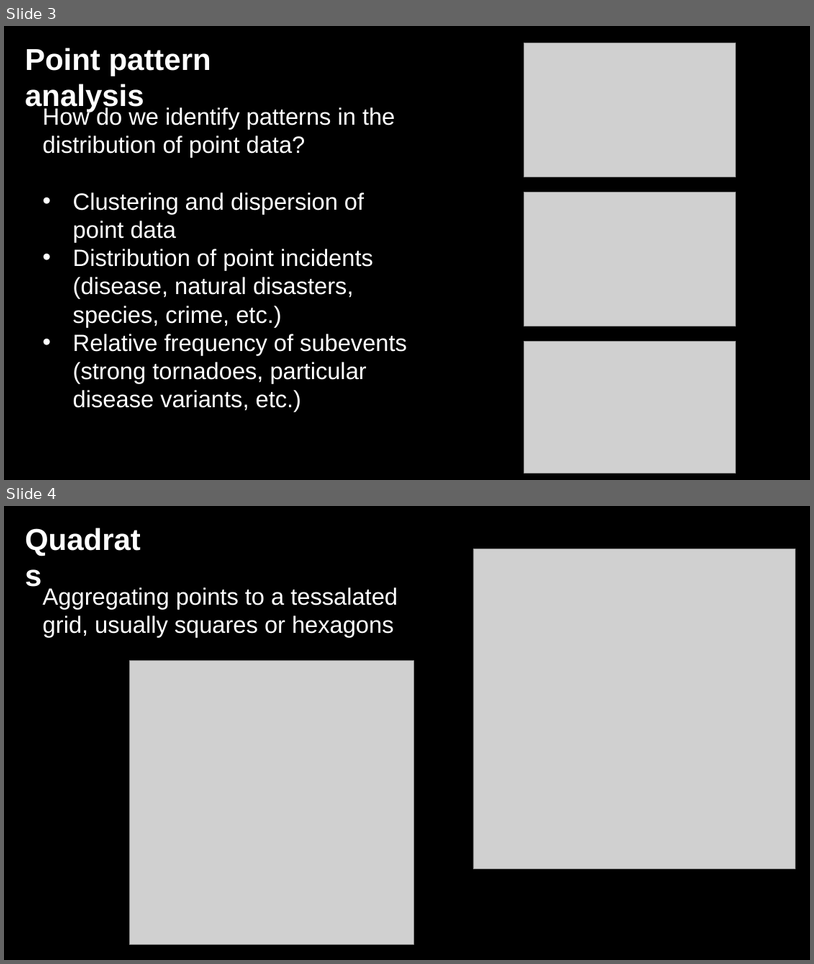
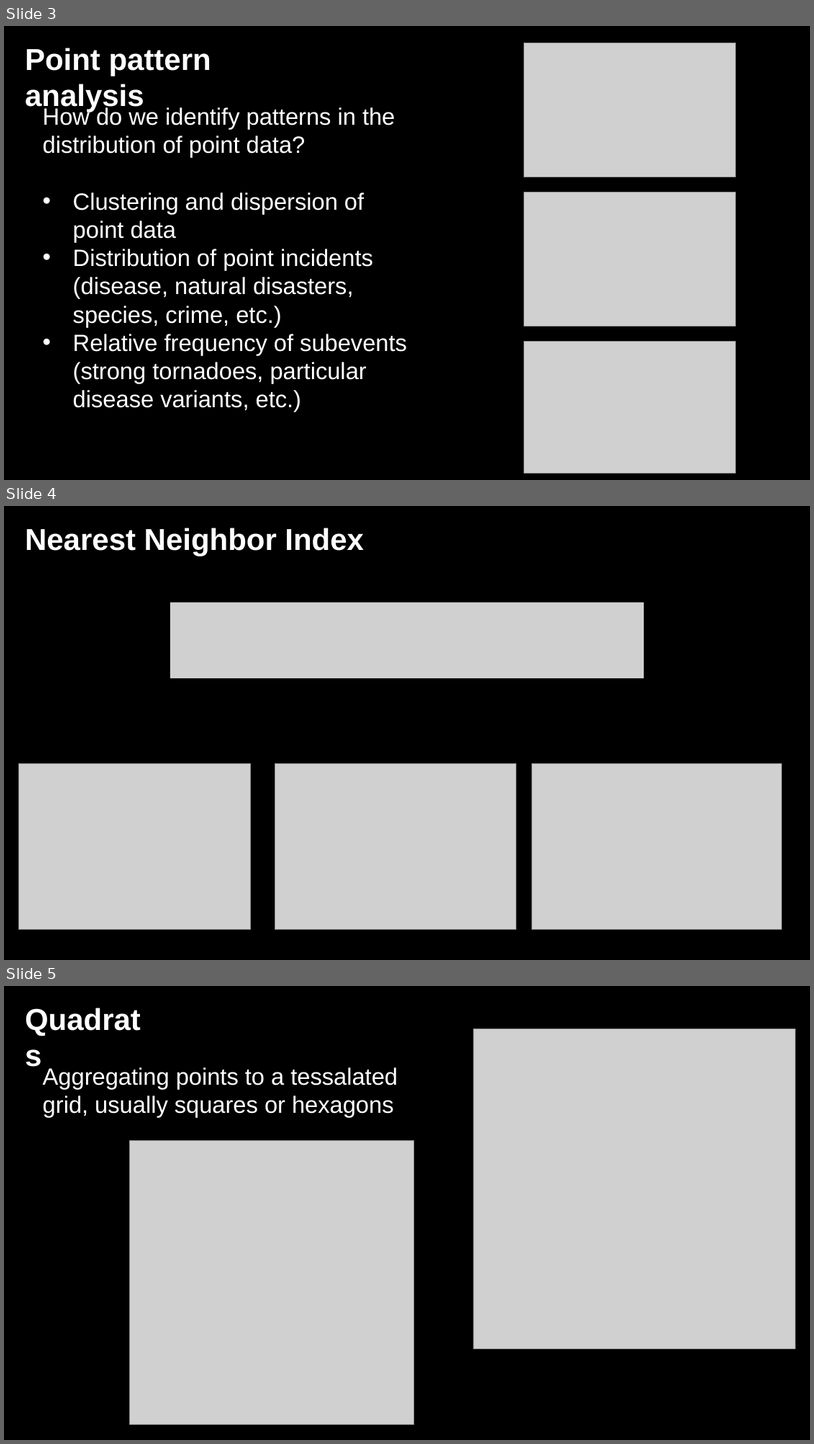
Before and after one commit to jshannon75/geog4300, a slide deck: in_class_slides/geog4300_W05-1 Point pattern analysis and MAUP.pptx. Shown one above the other, each under a label of ours: slides 3 and 4 before the commit, slides 3, 4 and 5 after it. The pictures are 814x964 and 814x1444 pixels, drawn with LibreOffice and Linux fonts; fonts in the diff are those of the drawing; grey boxes stand for pictures; background and template pictures are left out. Boxes give left, top, right and bottom in pixels: in the first picture for what was removed or moved away, otherwise in the second. Text is boxed around its words. In the diff, an @@ line names an element or a change of style, - is before the commit and + after.

```diff
--- a/in_class_slides/geog4300_W05-1 Point pattern analysis and MAUP.pptx
+++ b/in_class_slides/geog4300_W05-1 Point pattern analysis and MAUP.pptx
@@ slide 4 added at box(4, 506, 810, 960), background picture (left out) @@
@@ text added at box(25, 528, 364, 556), 36 pt, text #FFFFFF, bold @@
+Nearest Neighbor Index
@@ picture added at box(170, 602, 644, 678) @@
@@ picture added at box(19, 764, 250, 929) @@
@@ picture added at box(275, 764, 517, 929) @@
@@ picture added at box(532, 764, 782, 929) @@
@@ what was slide 4 is now slide 5 @@
```
Also in this commit, not shown: 2 slides changed, 11 other files.
